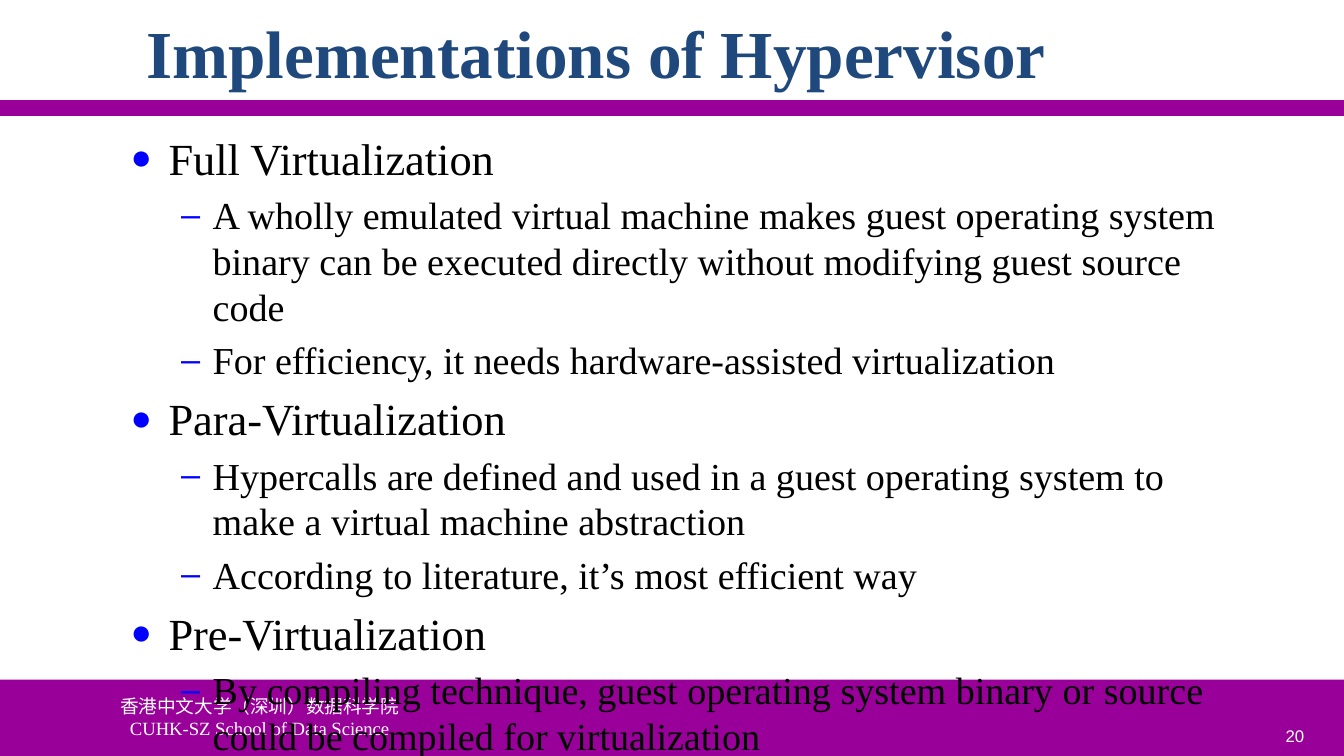
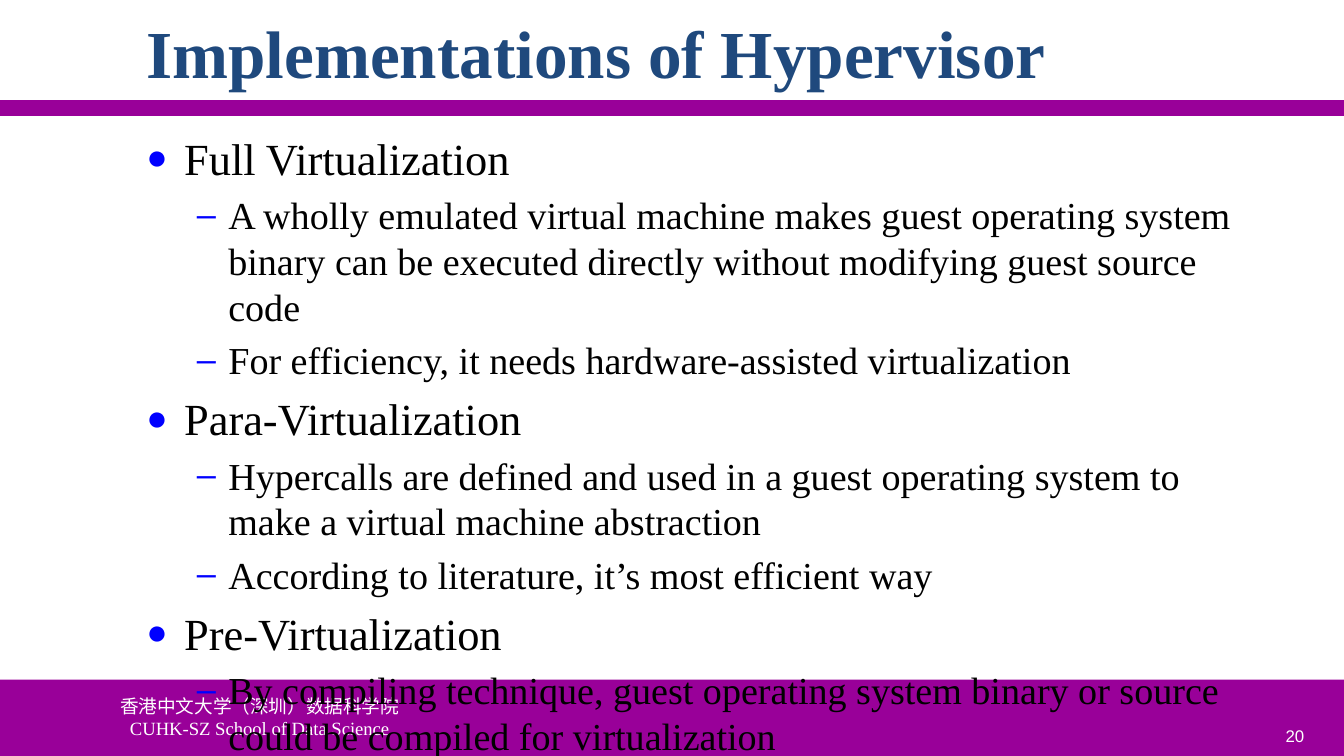
Before and after one commit to ychung1103/ychung1103.github.io, a slide deck: slide 20 of Slides/CSC6103/VT-01 Virtualization Introduction.pptx. Drawn at 1344x756 pixels with LibreOffice and Linux fonts; fonts in the diff are those of the drawing; background and template pictures are left out. Boxes give left, top, right and bottom in pixels: in the first picture for what was removed or moved away, otherwise in the second. Text is boxed around its words. In the diff, an @@ line names an element or a change of style, - is before the commit and + after.

```diff
--- a/Slides/CSC6103/VT-01 Virtualization Introduction.pptx
+++ b/Slides/CSC6103/VT-01 Virtualization Introduction.pptx
@@ text "Full Virtualization": place and size @@
-text "Full Virtualization" at [169, 144, 1215, 756]
+text "Full Virtualization" at [184, 144, 1231, 756]
```
Also in this commit, not shown: 1 other slide changed.
